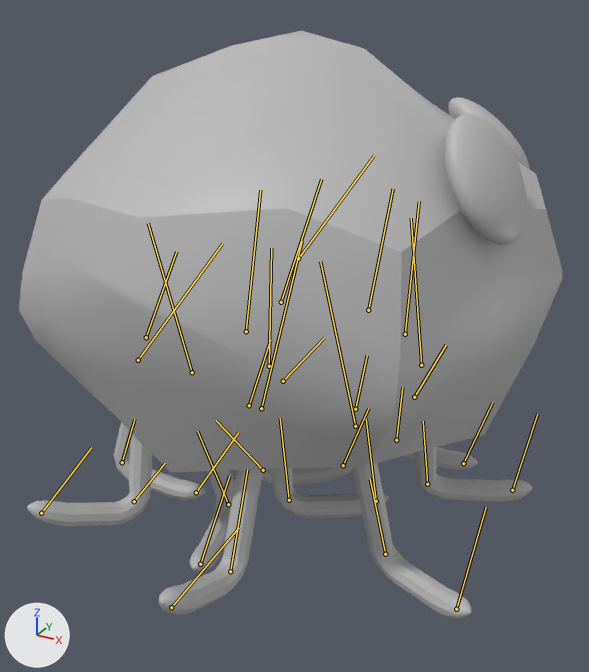
Before and after pictures for a commit that changed the FBX model Pet Rock/Assets/Objects/Meshes/Characters/Rock/RockLegs/RockLegsMesh.fbx.
Camera for both pictures: a camera (50 mm lens) standing at (0.00814, -0.01479, 0.00362) and looking at (0.00032, -0.00058, -0.00349). Every picture has the same lights, and +X, +Y and +Z are marked at lower left. Both versions are drawn at the pose saved in each file; the numbers are the values there. The bones that bend it are drawn over the model as lines.
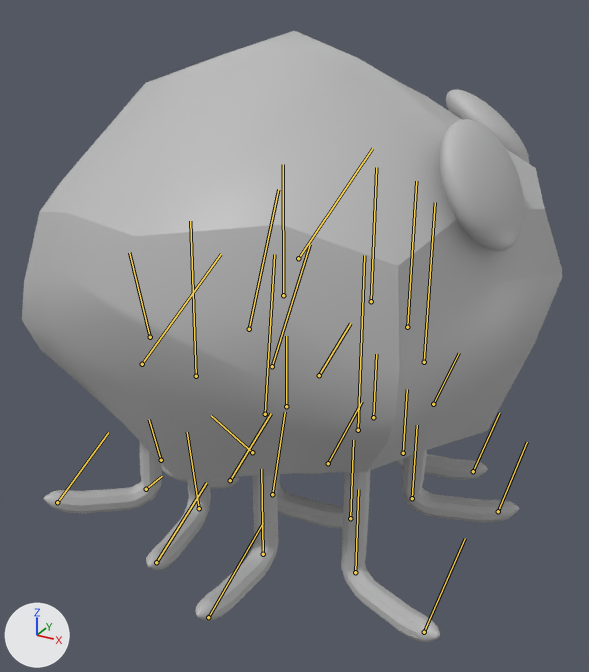
Boxes (x1, y1, x2, y2) around the edits, measured in the pictures (589 x 672 px):
'pSphere3', posed: before (19, 31, 562, 619); after (22, 31, 562, 643)
bone 'joint1', root to tip: before (298, 258) to (374, 155); after (298, 258) to (372, 148)
bone 'joint2', root to tip: before (269, 366) to (271, 248); after (272, 366) to (310, 244)
bone 'joint3', root to tip: before (246, 331) to (260, 190); after (249, 329) to (278, 189)
bone 'joint4', root to tip: before (146, 337) to (176, 251); after (150, 337) to (129, 252)
bone 'joint5', root to tip: before (138, 360) to (222, 243); after (142, 364) to (221, 254)
bone 'joint6', root to tip: before (192, 372) to (148, 223); after (196, 376) to (190, 221)
bone 'joint7', root to tip: before (261, 408) to (302, 241); after (265, 414) to (274, 254)
bone 'joint8', root to tip: before (355, 426) to (320, 261); after (358, 430) to (364, 255)
bone 'joint9', root to tip: before (421, 365) to (411, 218); after (424, 362) to (435, 202)
bone 'joint10', root to tip: before (405, 334) to (419, 201); after (407, 327) to (416, 181)
bone 'joint11', root to tip: before (368, 310) to (393, 188); after (371, 301) to (376, 167)
bone 'joint12', root to tip: before (281, 302) to (321, 179); after (283, 295) to (283, 164)

The change in detail:
Bone 'joint1' (bone_joint1) turns from (0, 0, 3) to (0, 0, 0) degrees about its own x, y and z.
Bone 'joint2' (bone_joint2) turns from (16, 0, 0) to (0, 0, 0) degrees about its own x, y and z.
Bone 'joint3' (bone_joint3) turns from (16, 0, 0) to (0, 0, 0) degrees about its own x, y and z.
Bone 'joint4' (bone_joint4) turns from (16, 0, 0) to (0, 0, 0) degrees about its own x, y and z.
Bone 'joint5' (bone_joint5) turns from (16, 0, 0) to (0, 0, 0) degrees about its own x, y and z.
Bone 'joint6' (bone_joint6) turns from (16, 0, 0) to (0, 0, 0) degrees about its own x, y and z.
Bone 'joint7' (bone_joint7) turns from (16, 0, 0) to (0, 0, 0) degrees about its own x, y and z.
Bone 'joint8' (bone_joint8) turns from (16, 0, 0) to (0, 0, 0) degrees about its own x, y and z.
Bone 'joint9' (bone_joint9) turns from (16, 0, 0) to (0, 0, 0) degrees about its own x, y and z.
Bone 'joint10' (bone_joint10) turns from (16, 0, 0) to (0, 0, 0) degrees about its own x, y and z.
Bone 'joint11' (bone_joint11) turns from (16, 0, 0) to (0, 0, 0) degrees about its own x, y and z.
Bone 'joint12' (bone_joint12) turns from (16, 0, 0) to (0, 0, 0) degrees about its own x, y and z.
